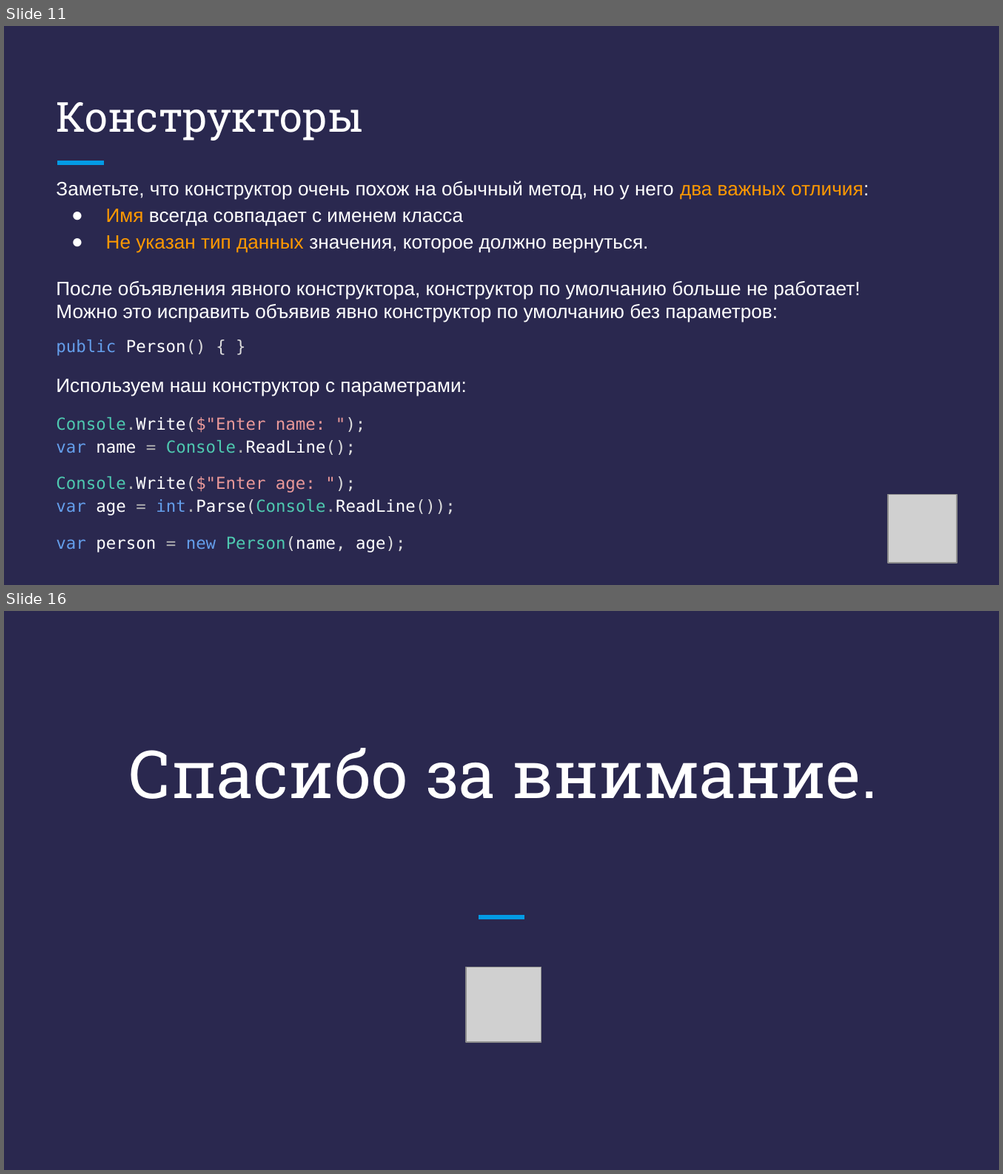
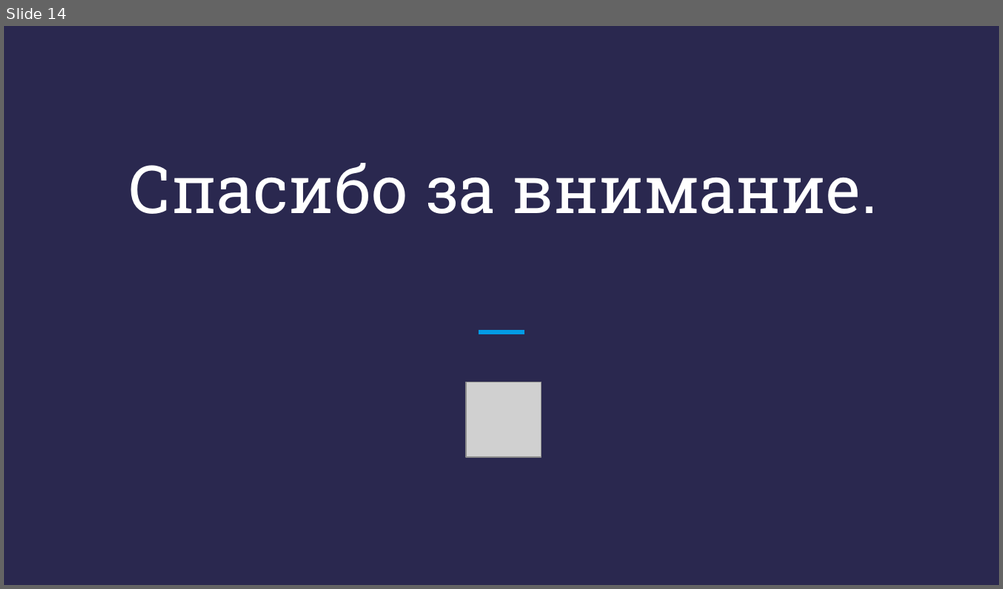
Before and after one commit to DenisKaVladimirovich/MyLessons, a slide deck: 11/Презентация - C# + .NET - Урок 11.pptx. Shown one above the other, each under a label of ours: slides 11 and 16 before the commit, slide 14 after it; the slides between them are not shown. The pictures are 1003x1174 and 1003x589 pixels, drawn with LibreOffice and Linux fonts; fonts in the diff are those of the drawing; grey boxes stand for pictures. Boxes give left, top, right and bottom in pixels: in the first picture for what was removed or moved away, otherwise in the second. Text is boxed around its words. In the diff, an @@ line names an element or a change of style, - is before the commit and + after.

```diff
--- a/11/Презентация - C# + .NET - Урок 11.pptx
+++ b/11/Презентация - C# + .NET - Урок 11.pptx
@@ slide 11 removed at <box>4,26,999,585</box>, background #2A284F @@
@@ title removed at <box>56,102,362,141</box> @@
-Конструкторы
@@ text removed at <box>56,181,868,553</box> @@
-Заметьте, что конструктор очень похож на обычный метод, но у него два важных отличия:
-● Имя всегда совпадает с именем класса
-● Не указан тип данных значения, которое должно вернуться.
-После объявления явного конструктора, конструктор по умолчанию больше не работает!
-Можно это исправить объявив явно конструктор по умолчанию без параметров:
-public Person() { }
-Используем наш конструктор с параметрами:
-Console.Write($"Enter name: ");
-var name = Console.ReadLine();
-Console.Write($"Enter age: ");
-var age = int.Parse(Console.ReadLine());
-var person = new Person(name, age);
@@ line removed from (58, 163) to (103, 163) @@
@@ picture removed at <box>887,494,956,563</box> @@
@@ what was slide 16 is now slide 14 @@
```
Also in this commit, not shown: 4 slides changed, 9 slides added, 10 other slides removed, 3 other files.
